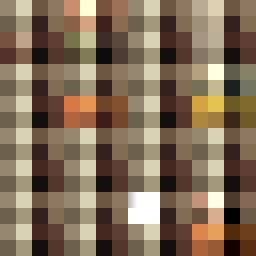
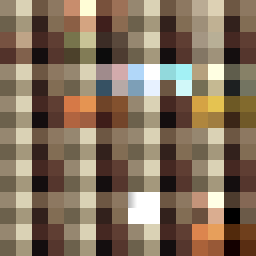
The second 256×256 image is a revision of the first. Changes to its layers:
added layer "Layer 12" above "Layer 8" over [96, 64, 192, 96]
